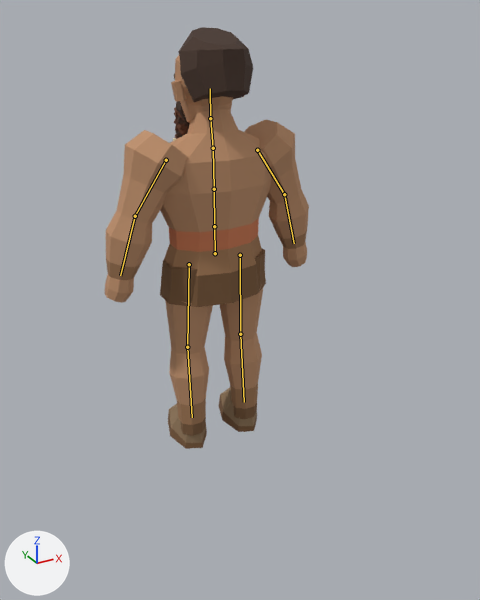
A saved change to the glTF model assets/models/characters/lineages/crag_born/crag_born_broad.glb.
Both versions are drawn from a 50 mm camera at (-1.28, -2.57, 2.0) aimed at (0.01, -0.22, 0.82). The lights are fixed; the arrows at lower left show +X, +Y and +Z. The picture after the commit comes second. The bones that change, and the others that lie on the model, are drawn over the model as lines.

The first picture shows 'TribesmanMesh'.
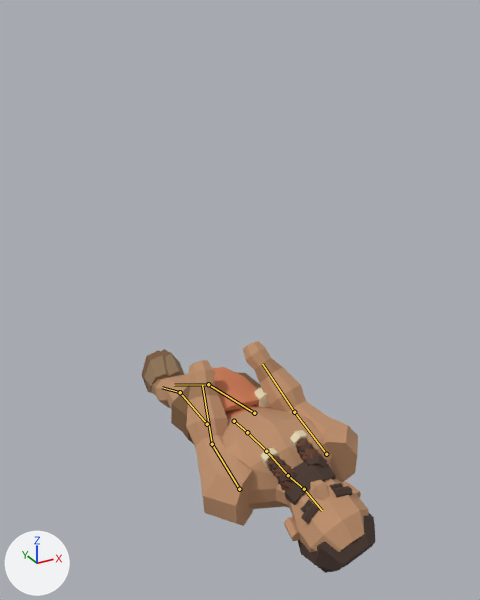
The newer file adds an action. The first version stands in its rest pose; the second is drawn at frame 18 of the action 'Death'.

What the commit changed:
Bone 'Hips' (bone_hips) moves from (0.0, 0.0, 0.0) to (0.0, -0.8, 0.18).
Bone 'Hips' (bone_hips) turns from (0, 0, 0) to (85, 0, -5) degrees about its own x, y and z.
Bone 'Spine' (bone_spine) turns from (0, 0, 0) to (3, 0, 0) degrees about its own x, y and z.
Bone 'Chest' (bone_chest) turns from (0, 0, 0) to (5, 7, 0) degrees about its own x, y and z.
Bone 'Head' (bone_head) turns from (0, 0, 0) to (8, 14, 0) degrees about its own x, y and z.
Bone 'UpperArm.L' (bone_upperarm_l) turns from (0, 0, 0) to (-7, 15, 34) degrees about its own x, y and z.
Bone 'LowerArm.L' (bone_lowerarm_l) turns from (0, 0, 0) to (19, 5, 6) degrees about its own x, y and z.
Bone 'UpperArm.R' (bone_upperarm_r) turns from (0, 0, 0) to (-10, -14, -34) degrees about its own x, y and z.
Bone 'LowerArm.R' (bone_lowerarm_r) turns from (0, 0, 0) to (22, -5, -7) degrees about its own x, y and z.
Bone 'UpperLeg.L' (bone_upperleg_l) turns from (0, 0, 0) to (-3, 0, 8) degrees about its own x, y and z.
Bone 'LowerLeg.L' (bone_lowerleg_l) turns from (0, 0, 0) to (-14, 0, 0) degrees about its own x, y and z.
Bone 'UpperLeg.R' (bone_upperleg_r) turns from (0, 0, 0) to (-5, 0, -8) degrees about its own x, y and z.
Bone 'LowerLeg.R' (bone_lowerleg_r) turns from (0, 0, 0) to (-10, 0, 0) degrees about its own x, y and z.

What differs and where, as boxes (x1, y1, x2, y2) in the pictures (480 x 600 px):
'TribesmanMesh', posed (15% wider, 45% shorter)
    before: (105, 27, 309, 449)
    after: (141, 341, 375, 573)
bone 'Hips', root to tip
    before: (215, 253) to (214, 226)
    after: (234, 421) to (247, 432)
bone 'Spine', root to tip
    before: (214, 226) to (214, 189)
    after: (247, 432) to (266, 451)
bone 'Chest', root to tip
    before: (214, 189) to (213, 148)
    after: (266, 451) to (288, 475)
bone 'Head', root to tip
    before: (210, 118) to (210, 88)
    after: (304, 489) to (322, 510)
bone 'UpperArm.L', root to tip
    before: (257, 150) to (284, 194)
    after: (326, 454) to (294, 412)
bone 'LowerArm.L', root to tip
    before: (284, 194) to (294, 243)
    after: (294, 412) to (262, 364)
bone 'UpperArm.R', root to tip
    before: (166, 160) to (135, 216)
    after: (239, 489) to (212, 444)
bone 'LowerArm.R', root to tip
    before: (135, 216) to (120, 275)
    after: (212, 444) to (202, 385)
bone 'UpperLeg.L', root to tip
    before: (240, 255) to (240, 334)
    after: (254, 413) to (208, 384)
bone 'LowerLeg.L', root to tip
    before: (240, 334) to (244, 402)
    after: (208, 384) to (174, 385)
bone 'UpperLeg.R', root to tip
    before: (189, 264) to (187, 347)
    after: (207, 424) to (180, 392)
bone 'LowerLeg.R', root to tip
    before: (187, 347) to (192, 417)
    after: (180, 392) to (162, 387)
